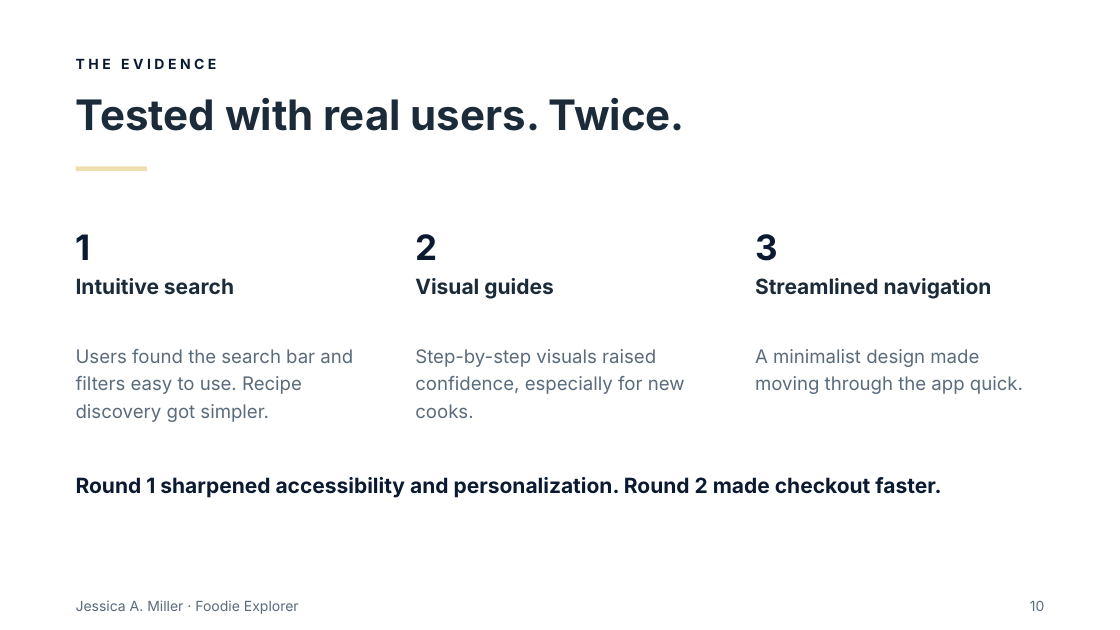
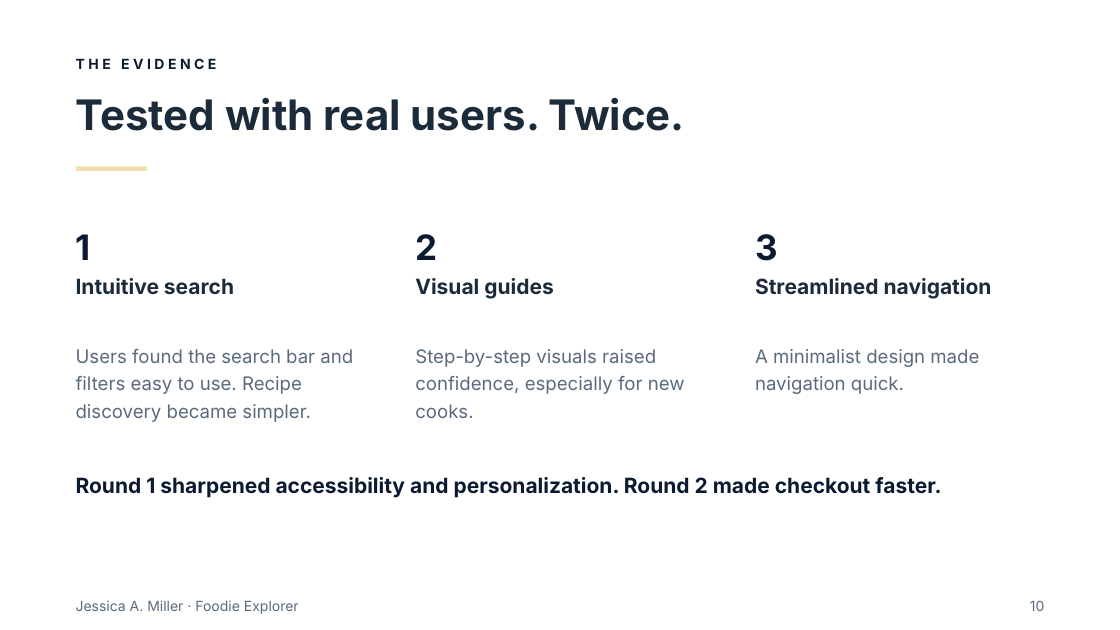
Before and after one commit to Millrjess/millrjess.github.io, a slide deck: slide 10 of assets/presentations/Foodie_Explorer_Executive.pptx. Drawn at 1120x630 pixels with LibreOffice and Linux fonts; fonts in the diff are those of the drawing. Boxes give left, top, right and bottom in pixels: in the first picture for what was removed or moved away, otherwise in the second. Text is boxed around its words. In the diff, an @@ line names an element or a change of style, - is before the commit and + after.

Commit message:
Foodie Explorer executive: A+ polish (capstone fix, copyright, contact, logo, design review)

```diff
--- a/assets/presentations/Foodie_Explorer_Executive.pptx
+++ b/assets/presentations/Foodie_Explorer_Executive.pptx
@@ text at box(76, 349, 353, 422): text changed @@
-Users found the search bar and filters easy to use. Recipe discovery got simpler.
+Users found the search bar and filters easy to use. Recipe discovery became simpler.
@@ text at box(755, 349, 979, 394): text changed @@
-A minimalist design made moving through the app quick.
+A minimalist design made navigation quick.
```
Also in this commit, not shown: 5 other slides changed, 1 other file.
